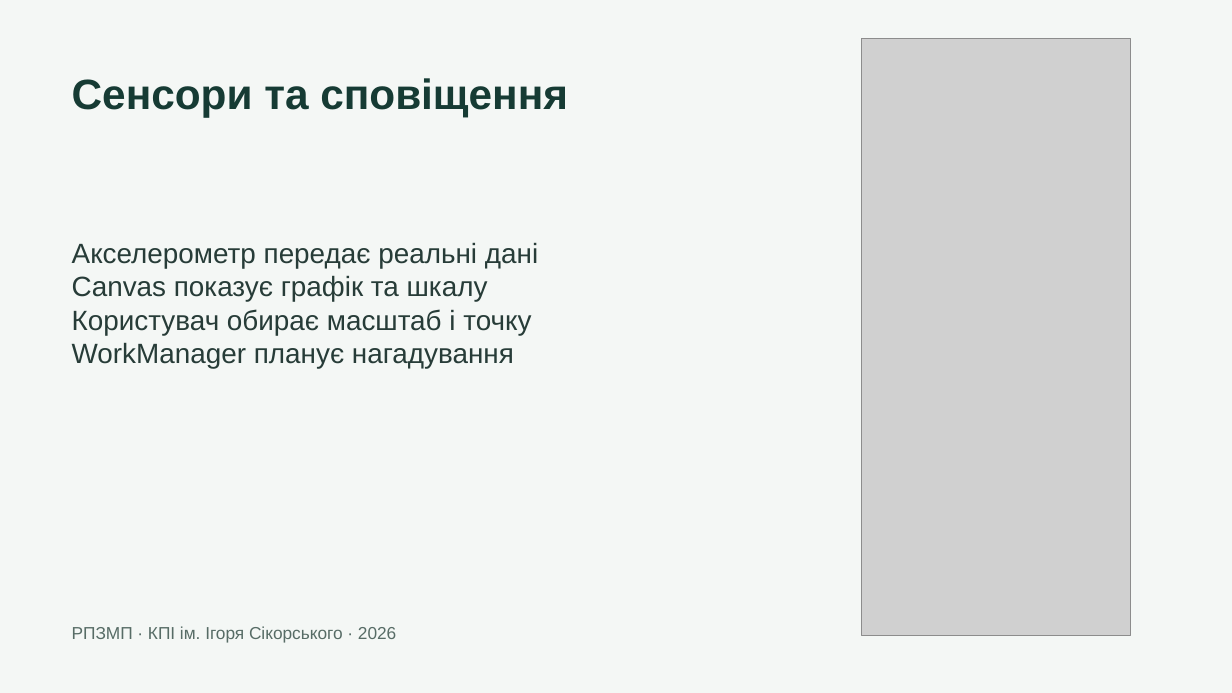
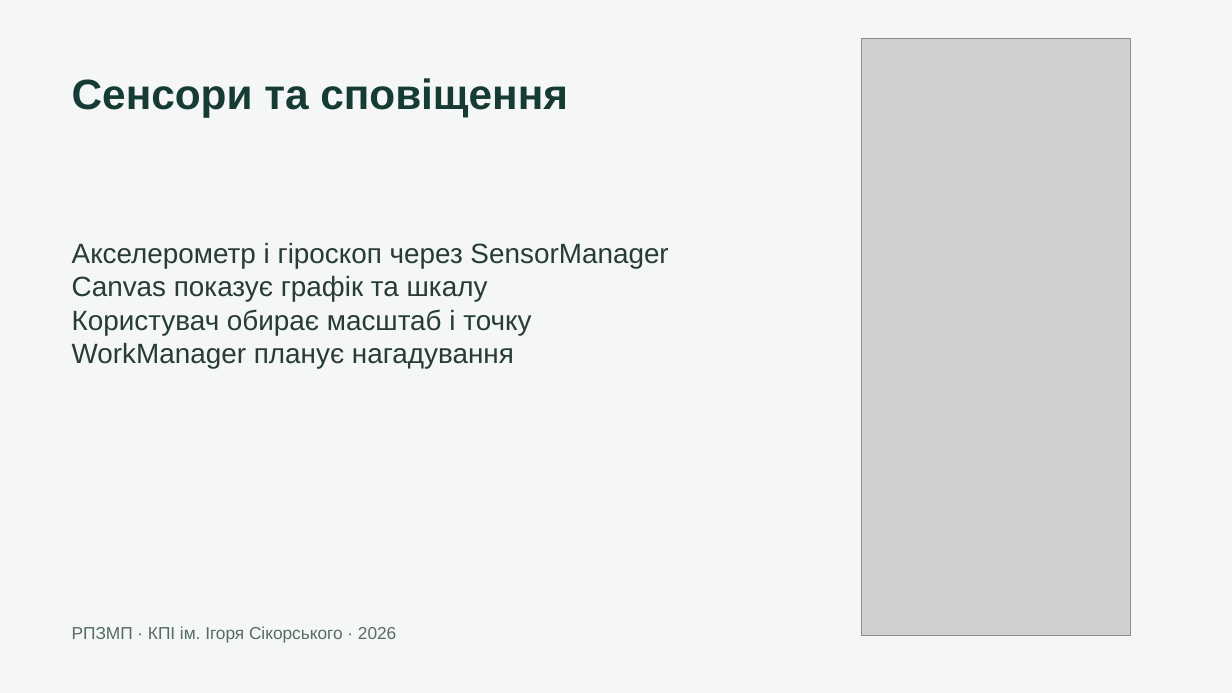
Before and after one commit to VladHume/PW06_TV-32_Humeniuk_Vladyslav, a slide deck: slide 5 of report/Презентація_РПЗМП_Варіант4.pptx. Drawn at 1232x693 pixels with LibreOffice and Linux fonts; fonts in the diff are those of the drawing; grey boxes stand for pictures. Boxes give left, top, right and bottom in pixels: in the first picture for what was removed or moved away, otherwise in the second. Text is boxed around its words. In the diff, an @@ line names an element or a change of style, - is before the commit and + after.

```diff
--- a/report/Презентація_РПЗМП_Варіант4.pptx
+++ b/report/Презентація_РПЗМП_Варіант4.pptx
@@ text at <box>72,242,668,268</box>: text changed @@
-Акселерометр передає реальні дані
+Акселерометр і гіроскоп через SensorManager
```
Also in this commit, not shown: 2 other slides changed, 1 slide added, 58 other files.
